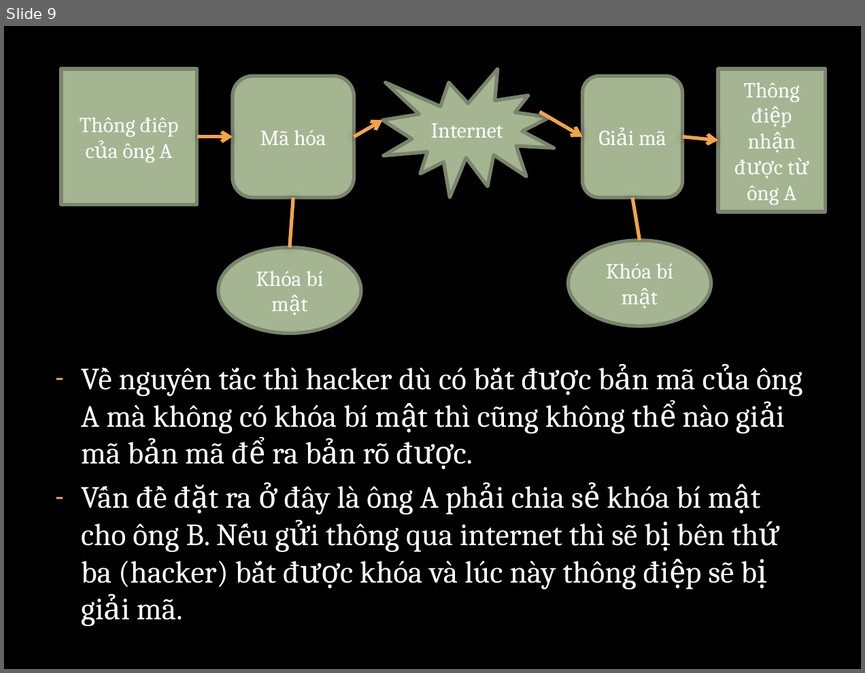
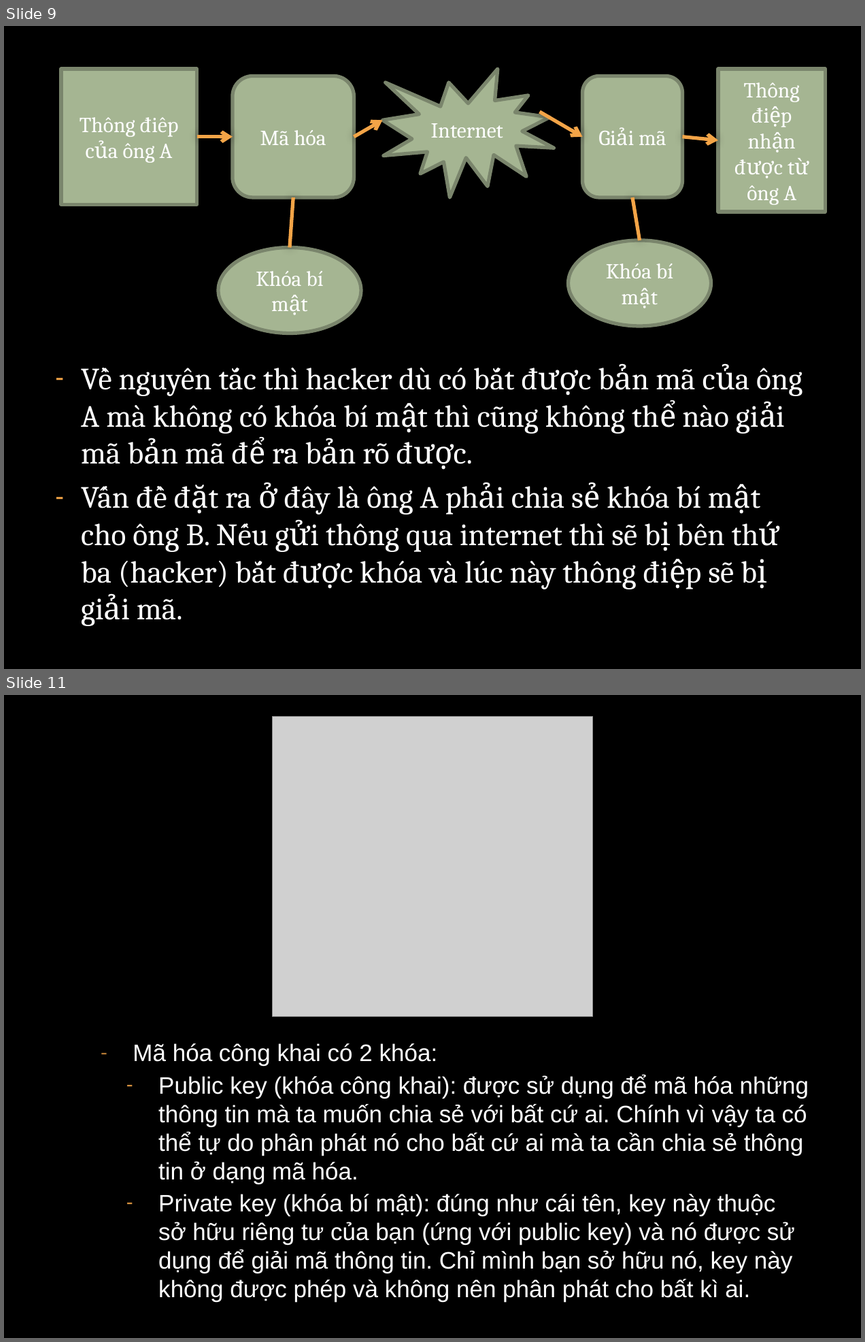
Before and after one commit to datptithcm/DEMO-RSA-ANTOANVABAOMATTHONGTIN, a slide deck: powerpoint/ATVBMHTTT.pptx. Shown one above the other, each under a label of ours: slide 9 before the commit, slides 9 and 11 after it; the slides between them are not shown. The pictures are 865x673 and 865x1342 pixels, drawn with LibreOffice and Linux fonts; fonts in the diff are those of the drawing; grey boxes stand for pictures; background and template pictures are left out. Boxes give left, top, right and bottom in pixels: in the first picture for what was removed or moved away, otherwise in the second. Text is boxed around its words. In the diff, an @@ line names an element or a change of style, - is before the commit and + after.

Commit message:
17 slide

```diff
--- a/powerpoint/ATVBMHTTT.pptx
+++ b/powerpoint/ATVBMHTTT.pptx
@@ slide 11 added at bbox=[4, 695, 861, 1338], background picture (left out) @@
@@ picture added at bbox=[272, 717, 593, 1016] @@
@@ text added at bbox=[133, 1043, 808, 1302], 20 pt, text #FFFFFF @@
+    ‐ Mã hóa công khai có 2 khóa:
+      ‐ Public key (khóa công khai): được sử dụng để mã hóa những thông tin mà ta muốn chia sẻ với bất cứ ai. Chính vì vậy ta có thể tự do phân phát nó cho bất cứ ai mà ta cần chia sẻ thông tin ở dạng mã hóa.
+      ‐ Private key (khóa bí mật): đúng như cái tên, key này thuộc sở hữu riêng tư của bạn (ứng với public key) và nó được sử dụng để giải mã thông tin. Chỉ mình bạn sở hữu nó, key này không được phép và không nên phân phát cho bất kì ai.
```
Also in this commit, not shown: 7 other slides added.
